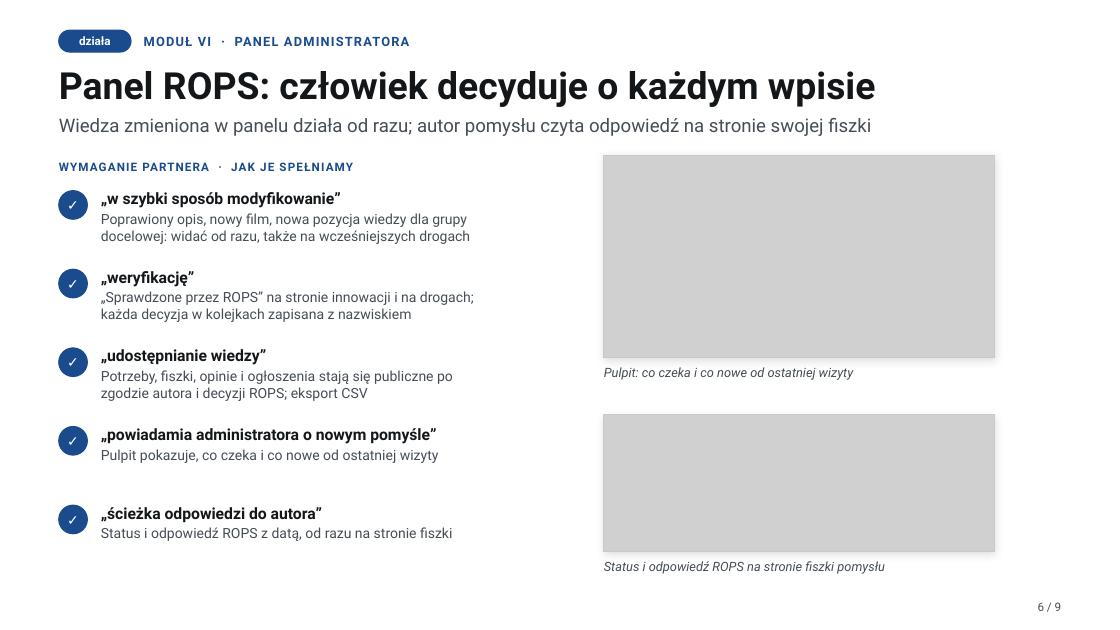
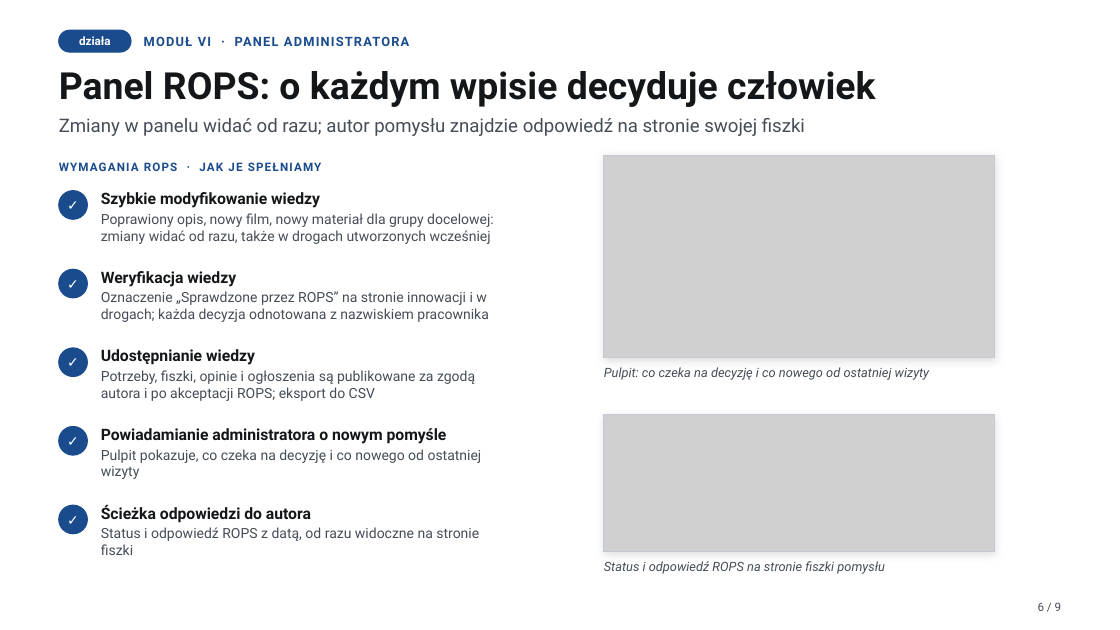
Before and after one commit to bobrovsky420/hackyeah2026, a slide deck: slide 6 of docs/presentation/presentation.pptx. Drawn at 1120x630 pixels with LibreOffice and Linux fonts; fonts in the diff are those of the drawing; grey boxes stand for pictures. Boxes give left, top, right and bottom in pixels: in the first picture for what was removed or moved away, otherwise in the second. Text is boxed around its words. In the diff, an @@ line names an element or a change of style, - is before the commit and + after.

```diff
--- a/docs/presentation/presentation.pptx
+++ b/docs/presentation/presentation.pptx
@@ text at [59,71,875,136]: text changed @@
-Panel ROPS: człowiek decyduje o każdym wpisie
-Wiedza zmieniona w panelu działa od razu; autor pomysłu czyta odpowiedź na stronie swojej fiszki
+Panel ROPS: o każdym wpisie decyduje człowiek
+Zmiany w panelu widać od razu; autor pomysłu znajdzie odpowiedź na stronie swojej fiszki
@@ text at [144,162,242,171]: text changed @@
-WYMAGANIE PARTNERA · JAK JE SPEŁNIAMY
+WYMAGANIA ROPS · JAK JE SPEŁNIAMY
@@ text at [101,192,494,244]: text changed @@
-„w szybki sposób modyfikowanie”
-Poprawiony opis, nowy film, nowa pozycja wiedzy dla grupy docelowej: widać od razu, także na wcześniejszych drogach
+Szybkie modyfikowanie wiedzy
+Poprawiony opis, nowy film, nowy materiał dla grupy docelowej: zmiany widać od razu, także w drogach utworzonych wcześniej
@@ text at [101,271,488,322]: text changed @@
-„weryfikację”
-„Sprawdzone przez ROPS” na stronie innowacji i na drogach; każda decyzja w kolejkach zapisana z nazwiskiem
+Weryfikacja wiedzy
+Oznaczenie „Sprawdzone przez ROPS” na stronie innowacji i w drogach; każda decyzja odnotowana z nazwiskiem pracownika
@@ text at [101,349,475,401]: text changed @@
-„udostępnianie wiedzy”
-Potrzeby, fiszki, opinie i ogłoszenia stają się publiczne po zgodzie autora i decyzji ROPS; eksport CSV
+Udostępnianie wiedzy
+Potrzeby, fiszki, opinie i ogłoszenia są publikowane za zgodą autora i po akceptacji ROPS; eksport do CSV
@@ text at [604,367,929,380]: text changed @@
-Pulpit: co czeka i co nowe od ostatniej wizyty
+Pulpit: co czeka na decyzję i co nowego od ostatniej wizyty
@@ text at [101,428,482,479]: text changed @@
-„powiadamia administratora o nowym pomyśle”
-Pulpit pokazuje, co czeka i co nowe od ostatniej wizyty
+Powiadamianie administratora o nowym pomyśle
+Pulpit pokazuje, co czeka na decyzję i co nowego od ostatniej wizyty
@@ text at [101,505,479,555]: text changed @@
-„ścieżka odpowiedzi do autora”
-Status i odpowiedź ROPS z datą, od razu na stronie fiszki
+Ścieżka odpowiedzi do autora
+Status i odpowiedź ROPS z datą, od razu widoczne na stronie fiszki
```
Also in this commit, not shown: 7 other slides changed, 5 other files.
